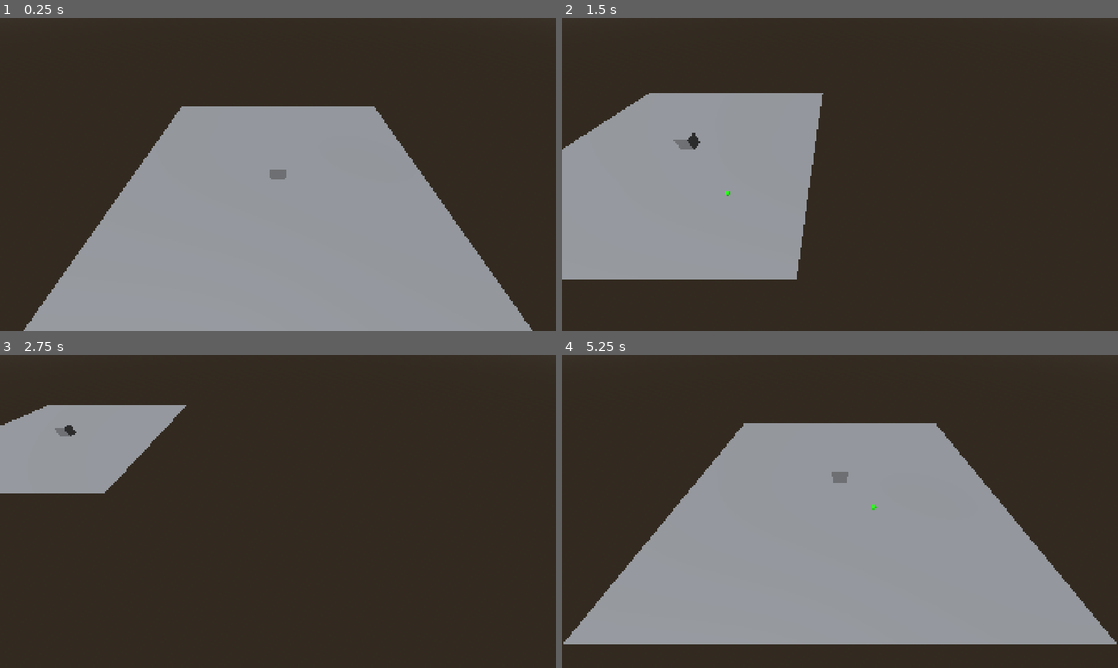
Above: before the commit, frames 1-4 (two rows, left to right).
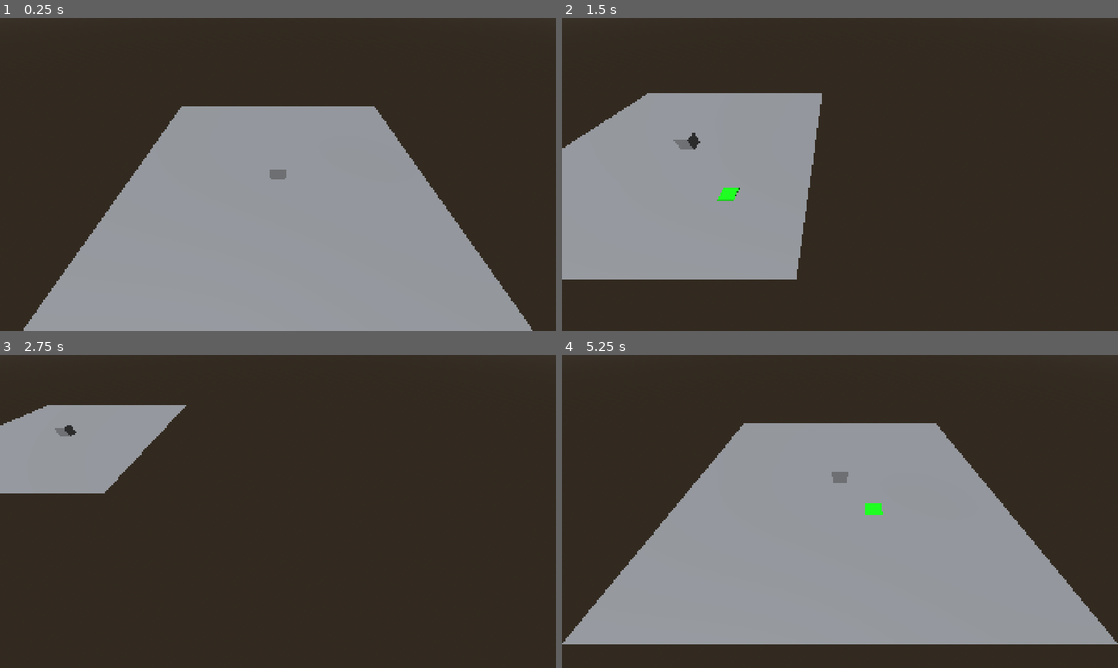
Above: after the commit, the same moments.

Repository: ChrisGiggleman/industrial-warfare
Game: Godot game, scene res://scenes/core/main.tscn
The game is run twice, just before and just after one commit, with the same random seed, the same clock (stepped at 60 frames per second) and the same inputs.
Inputs (mouse positions are in pixels of both pictures, inside the frame that each line leads up to):
- Up to frame 1 (0.25 s): no input
- Up to frame 2 (1.5 s): tap Enter at 0.5 s; move the mouse to (962, 158) at 0.52 s; hold D (move_right) 0.53-1.28 s; hold Mouse wheel up (camera_zoom_in) 0.53-1.28 s; move the mouse to (728, 190) at 1.27 s; hold S (move_backward) from 1.28 s (still down); tap Mouse wheel down (camera_zoom_out) at 1.35 s
- Up to frame 3 (2.75 s): move the mouse to (333, 442) at 2.02 s; release S (move_backward) at 2.03 s; press the mouse at (333, 442) at 2.03 s; hold D (move_right) from 2.03 s (still down)
- Up to frame 4 (5.25 s): move the mouse to (812, 574) at 2.77 s; release D (move_right) at 2.78 s; release the mouse at (812, 574) at 2.78 s; hold W (move_forward) 2.78-3.53 s; tap Mouse wheel up (camera_zoom_in) at 2.85 s; move the mouse to (1006, 558) at 3.52 s; hold Mouse wheel down (camera_zoom_out) 3.53-4.28 s; hold A (move_left) 3.53-5.03 s; move the mouse to (673, 464) at 4.27 s; click (673, 464) at 4.35 s; move the mouse to (867, 511) at 5.02 s; hold S (move_backward) from 5.03 s (still down); hold Mouse wheel up (camera_zoom_in) from 5.03 s (still down)

The runs differ from the first frame. In frame 1, 0.2% of the frame differs, in the area x 4-96%, y 29-100%; in frame 2, 0.2%; in frame 3, less than 0.1%; in frame 4, 0.3%, in the area x 0-100%, y 22-93%.

Commit message:
Add placement validity checking

Diff:
--- a/scenes/core/main.tscn
+++ b/scenes/core/main.tscn
@@ -26,13 +26,13 @@
 [sub_resource type="StandardMaterial3D" id="StandardMaterial3D_2dmjg"]
 albedo_color = Color(0.14117648, 0.96862745, 0, 1)
 
-[sub_resource type="SphereMesh" id="SphereMesh_b6u03"]
-radius = 0.15
-height = 0.3
+[sub_resource type="BoxMesh" id="BoxMesh_2dmjg"]
+size = Vector3(1, 0.04, 1)
 
 [node name="Main" type="Node3D" unique_id=284048942]
 
 [node name="Ground" type="MeshInstance3D" parent="." unique_id=715106593]
+transform = Transform3D(1, 0, 0, 0, 1, 0, 0, 0, 1, -0.00392437, 0.03314972, 0.01133728)
 mesh = SubResource("PlaneMesh_6rktp")
 
 [node name="StaticBody3D" type="StaticBody3D" parent="Ground" unique_id=1370250130]
@@ -53,7 +53,7 @@
 script = ExtResource("1_2dmjg")
 
 [node name="ReferenceCubeBody" type="StaticBody3D" parent="ReferenceCube" unique_id=716075544]
-collision_layer = 2
+collision_layer = 6
 
 [node name="CollisionShape3D" type="CollisionShape3D" parent="ReferenceCube/ReferenceCubeBody" unique_id=1793247131]
 shape = SubResource("BoxShape3D_i4cec")
@@ -73,4 +73,4 @@
 
 [node name="HoverMarker" type="MeshInstance3D" parent="." unique_id=2100502670]
 material_override = SubResource("StandardMaterial3D_2dmjg")
-mesh = SubResource("SphereMesh_b6u03")
+mesh = SubResource("BoxMesh_2dmjg")
--- a/scripts/world_interaction.gd
+++ b/scripts/world_interaction.gd
@@ -5,8 +5,15 @@
 @export var hover_marker: MeshInstance3D
 @export var ray_length: float = 1000.0
 @export var grid_size: float = 1.0
+@export var valid_placement_color: Color = Color(0.0, 1.0, 0.0)
+@export var invalid_placement_color: Color = Color(1.0, 0.0, 0.0)
 
 var selected_object: Node = null
+var hover_material: StandardMaterial3D
+
+
+func _ready() -> void:
+	hover_material = hover_marker.material_override as StandardMaterial3D
 
 
 func _process(_delta: float) -> void:
@@ -88,12 +95,36 @@
 
 		var snapped_position := Vector3(
 			snappedf(hit_position.x, grid_size),
-			hit_position.y + 0.15,
+			hit_position.y + 0.02,
 			snappedf(hit_position.z, grid_size)
 		)
 
 		hover_marker.visible = true
 		hover_marker.global_position = snapped_position
 
+		var placement_clear: bool = _is_placement_clear(snapped_position)
+
+		if placement_clear:
+			hover_material.albedo_color = valid_placement_color
+		else:
+			hover_material.albedo_color = invalid_placement_color
+
 	else:
 		hover_marker.visible = false
+
+
+func _is_placement_clear(position: Vector3) -> bool:
+	var check_shape := BoxShape3D.new()
+	check_shape.size = Vector3(0.9, 1.0, 0.9)
+
+	var query := PhysicsShapeQueryParameters3D.new()
+	query.shape = check_shape
+	query.transform.origin = position + Vector3(0.0, 0.5, 0.0)
+	query.collision_mask = 4
+
+	var results: Array[Dictionary] = get_viewport().world_3d.direct_space_state.intersect_shape(
+		query,
+		1
+	)
+
+	return results.is_empty()
Not shown, changed: docs/ARCHITECTURE.md
Not shown, changed: docs/DEVLOG.md
Not shown, changed: docs/ROADMAP.md
